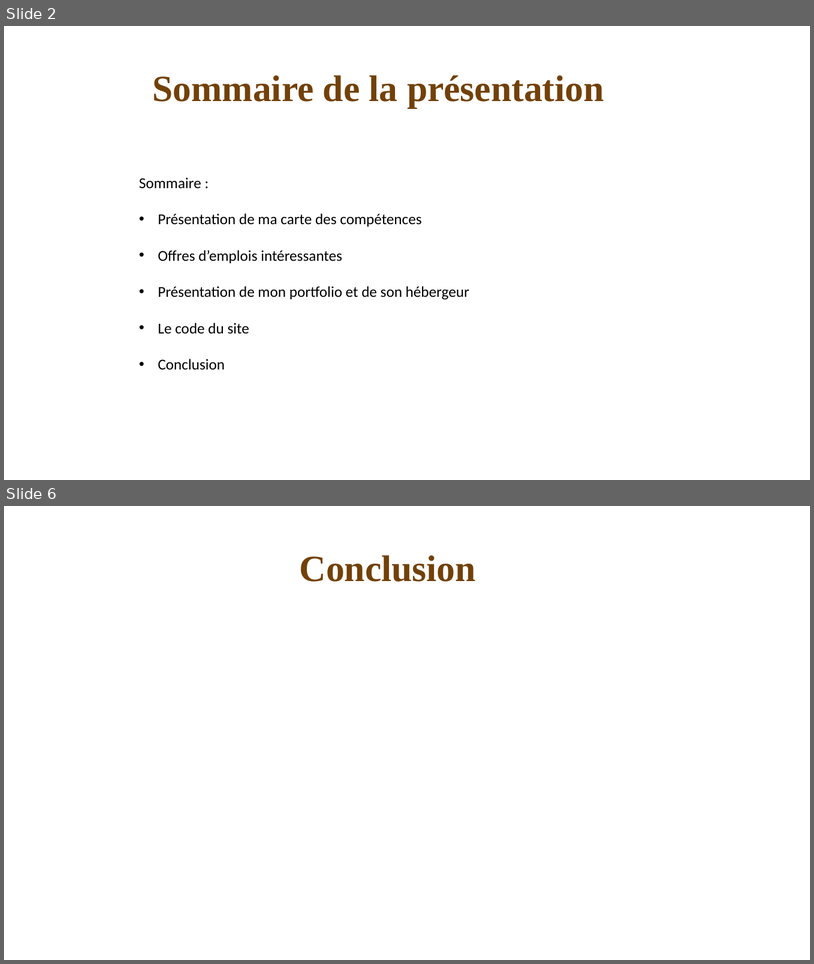
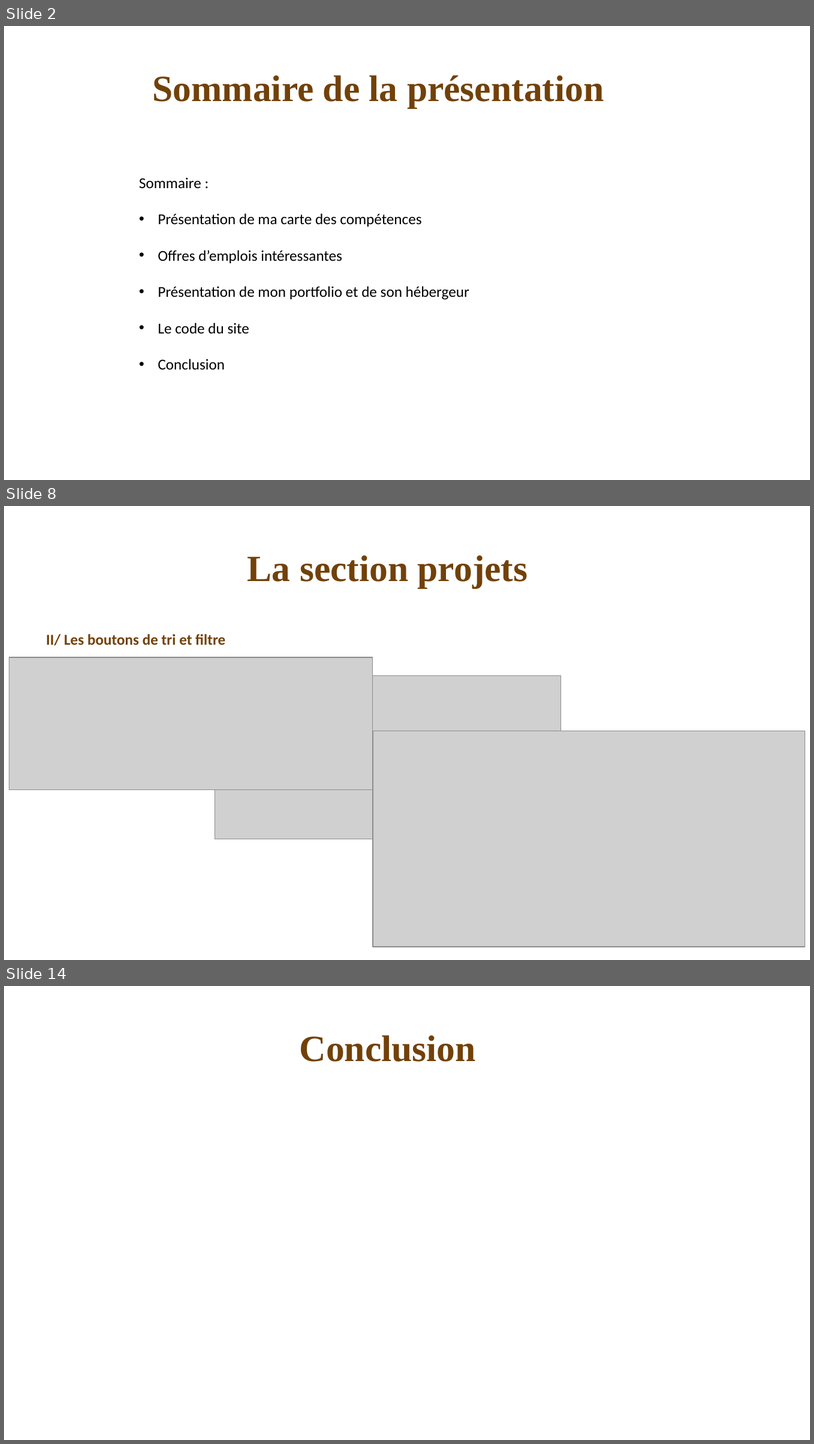
Before and after one commit to VinceDS99/Portfolio, a slide deck: Présentation portfolio.pptx. Shown one above the other, each under a label of ours: slides 2 and 6 before the commit, slides 2, 8 and 14 after it; the slides between them are not shown. The pictures are 814x964 and 814x1444 pixels, drawn with LibreOffice and Linux fonts; fonts in the diff are those of the drawing; grey boxes stand for pictures. Boxes give left, top, right and bottom in pixels: in the first picture for what was removed or moved away, otherwise in the second. Text is boxed around its words. In the diff, an @@ line names an element or a change of style, - is before the commit and + after.

```diff
--- a/Présentation portfolio.pptx
+++ b/Présentation portfolio.pptx
@@ slide 8 added at box(4, 506, 810, 960), background #FFFFFF @@
@@ text added at box(248, 555, 528, 588), 44 pt, text #724209, bold @@
+La section projets
@@ text added at box(46, 634, 225, 645), 18 pt, text #724209, bold @@
+II/ Les boutons de tri et filtre
@@ picture added at box(9, 657, 373, 790) @@
@@ picture added at box(215, 675, 562, 839) @@
@@ picture added at box(373, 731, 806, 946) @@
@@ what was slide 6 is now slide 14 @@
```
Also in this commit, not shown: 2 slides changed, 8 other slides added, 1 slide removed, 3 other files.
